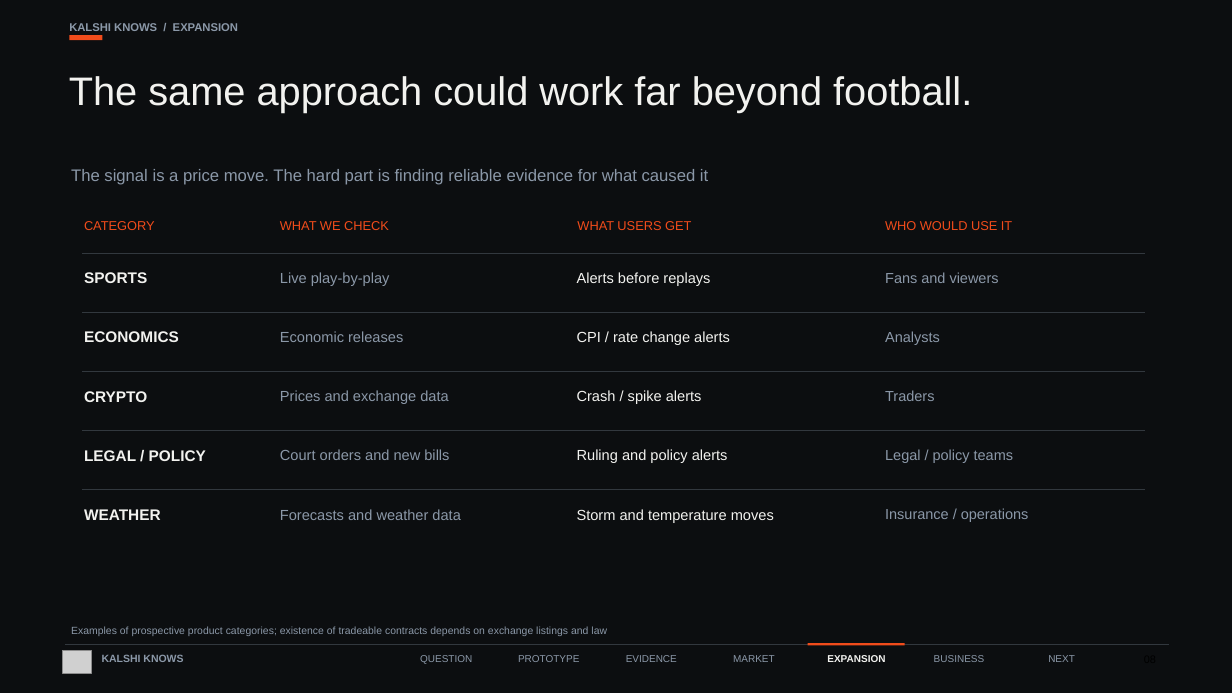
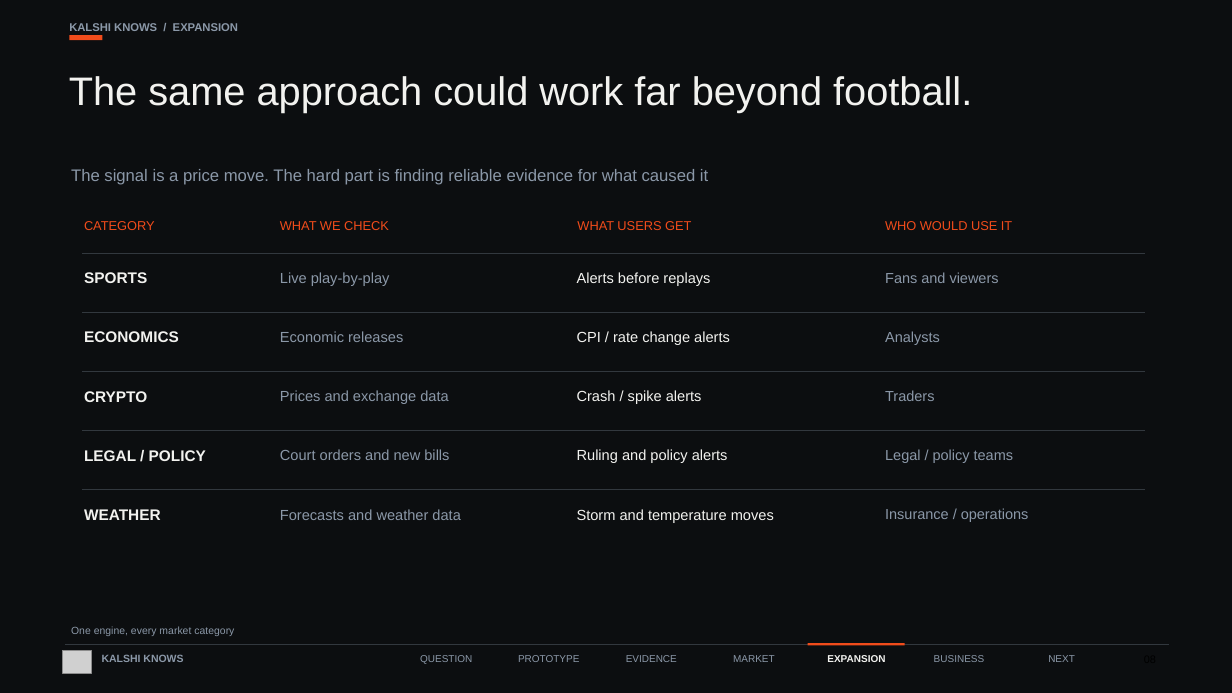
Before and after one commit to faisal-nabulsi/kalshi-knows, a slide deck: slide 8 of slides/Kalshi_Knows_FINAL.pptx. Drawn at 1232x693 pixels with LibreOffice and Linux fonts; fonts in the diff are those of the drawing; grey boxes stand for pictures. Boxes give left, top, right and bottom in pixels: in the first picture for what was removed or moved away, otherwise in the second. Text is boxed around its words. In the diff, an @@ line names an element or a change of style, - is before the commit and + after.

```diff
--- a/slides/Kalshi_Knows_FINAL.pptx
+++ b/slides/Kalshi_Knows_FINAL.pptx
@@ text at [71, 626, 234, 636]: text changed @@
-Examples of prospective product categories; existence of tradeable contracts depends on exchange listings and law
+One engine, every market category
```
Also in this commit, not shown: 3 other slides changed.
